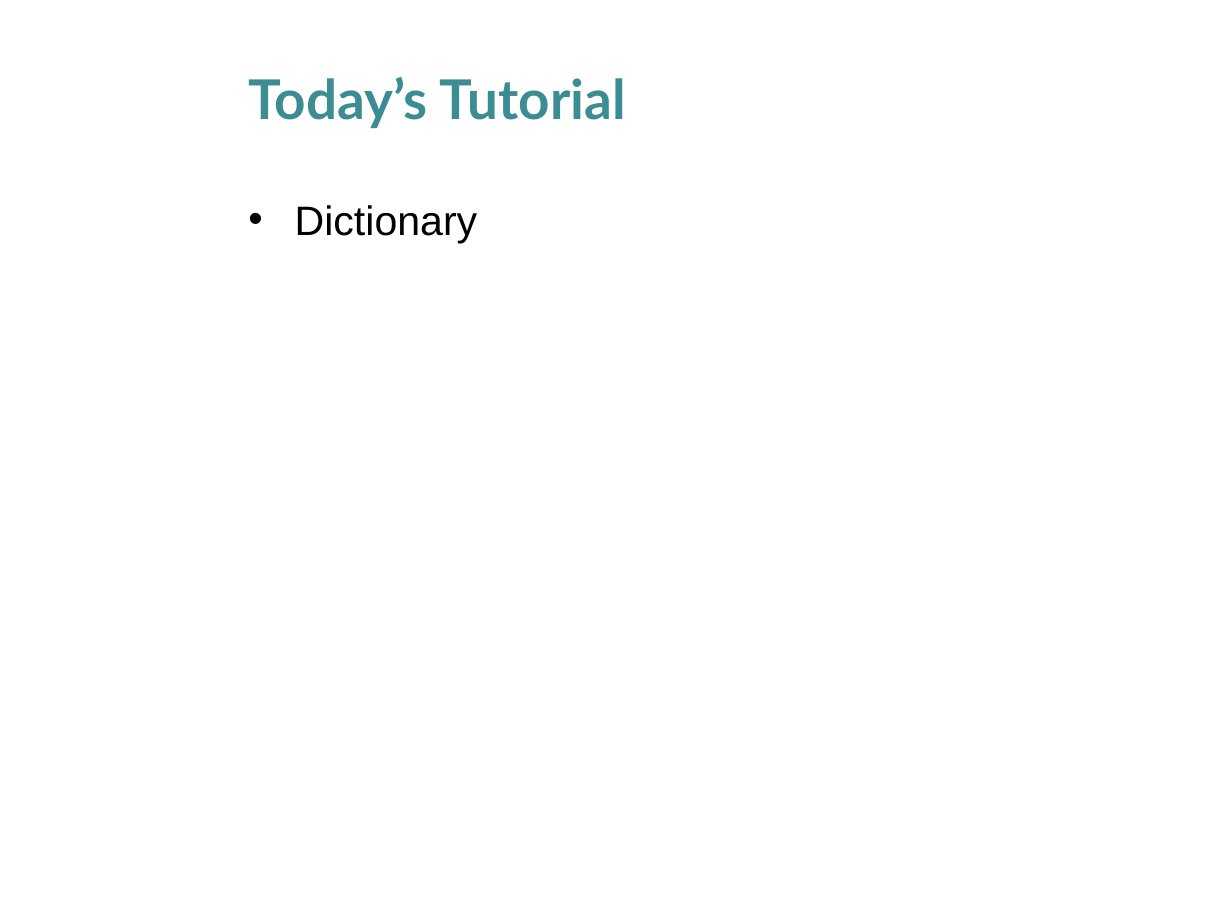
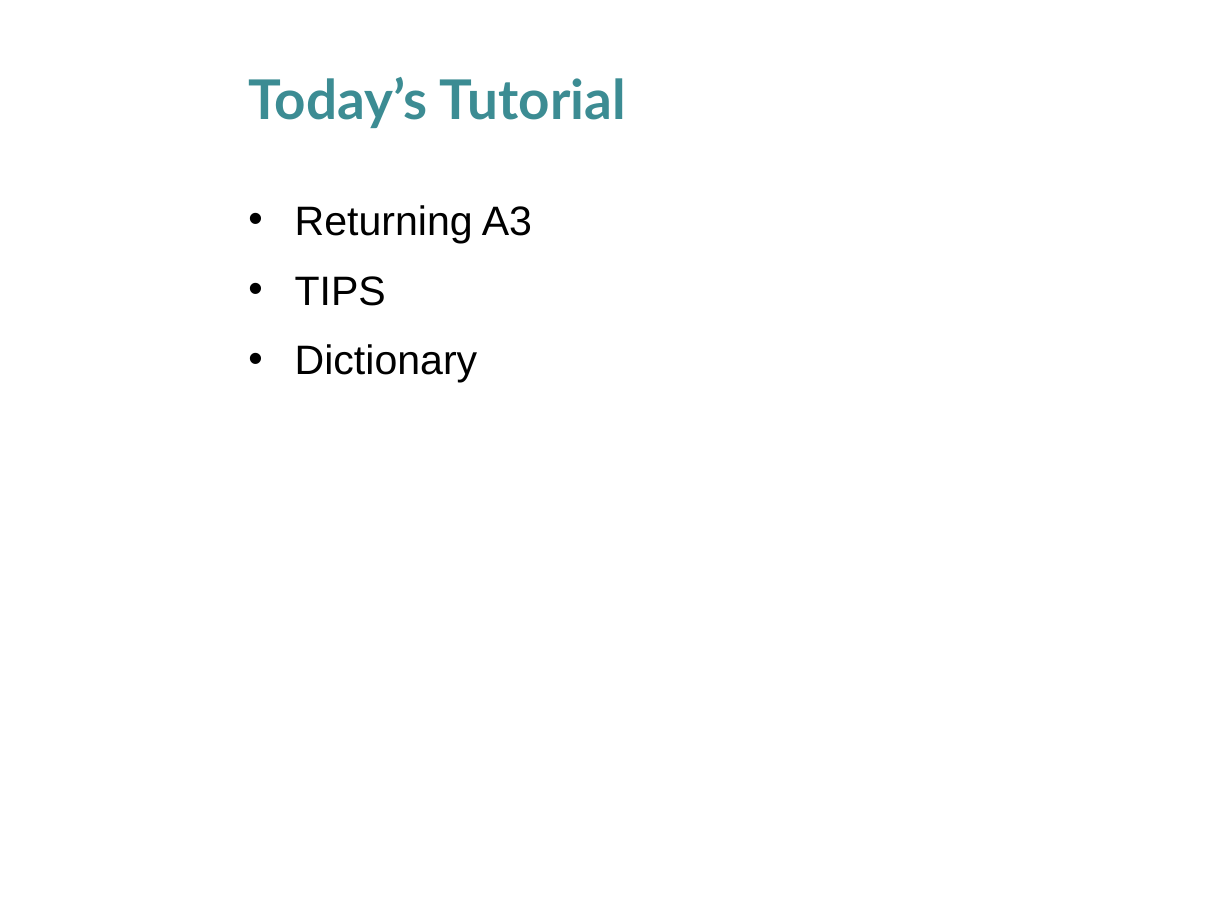
Before and after one commit to husathap/husathap.github.io, a slide deck: slide 2 of teaching/f15_cpsc217/Week_10_1.pptx. Drawn at 1232x924 pixels with LibreOffice and Linux fonts; fonts in the diff are those of the drawing; background and template pictures are left out. Boxes give left, top, right and bottom in pixels: in the first picture for what was removed or moved away, otherwise in the second. Text is boxed around its words. In the diff, an @@ line names an element or a change of style, - is before the commit and + after.

Commit message:
Updated the slides.

```diff
--- a/teaching/f15_cpsc217/Week_10_1.pptx
+++ b/teaching/f15_cpsc217/Week_10_1.pptx
@@ text at bbox=[295, 205, 532, 306]: paragraphs added @@
+• Returning A3
+• TIPS
```
Also in this commit, not shown: 2 slides added.
